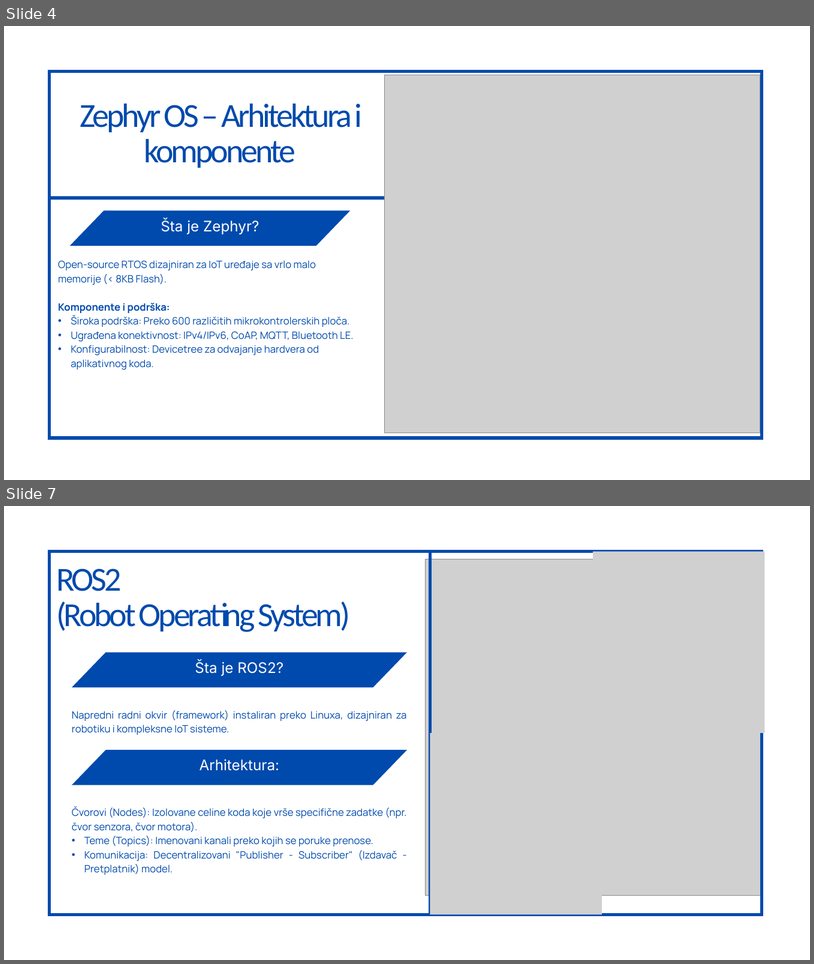
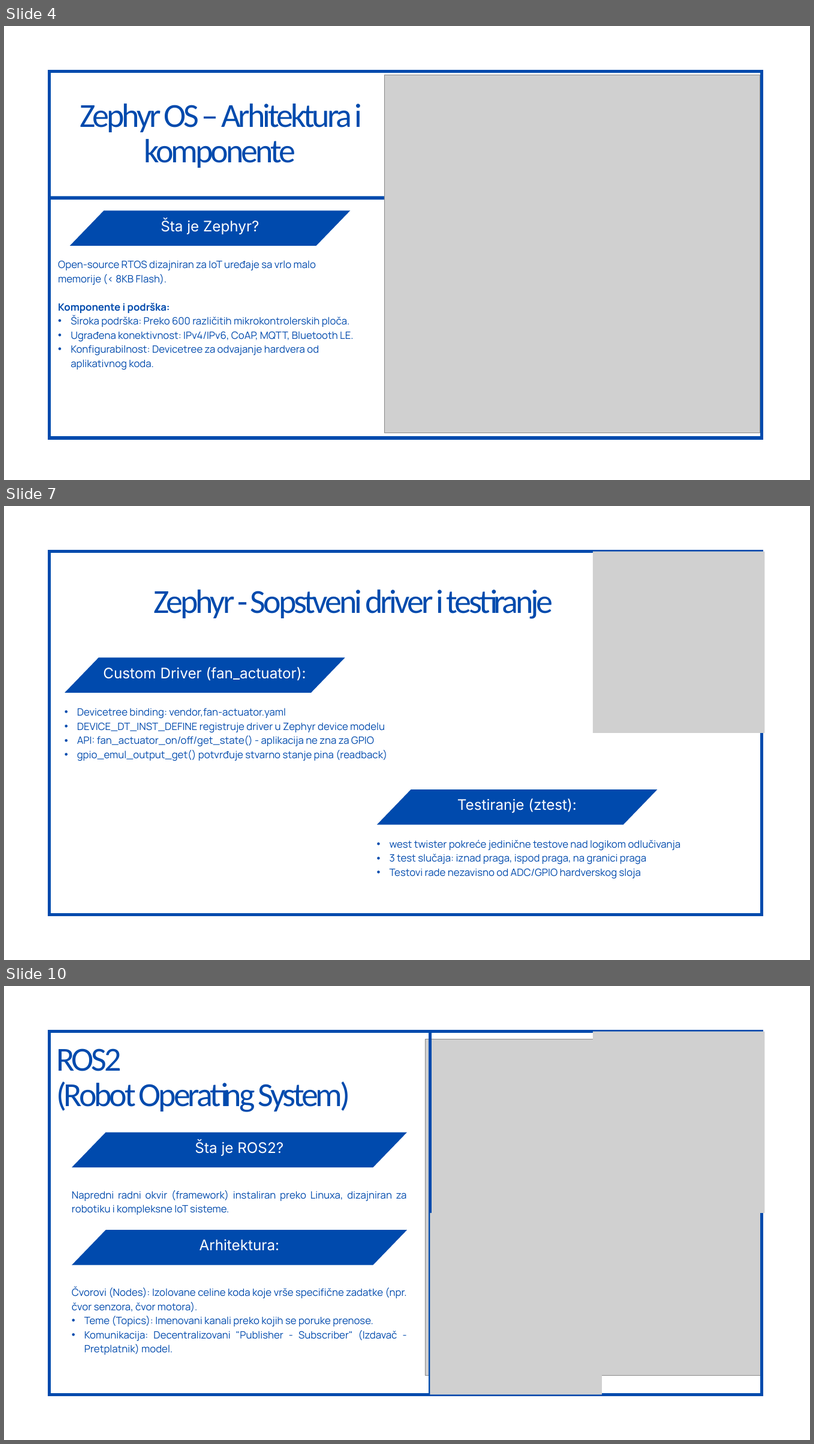
Before and after one commit to SukiDj/IoT-OS-Project-Zephyr-ROS, a slide deck: Prezentacija.pptx. Shown one above the other, each under a label of ours: slides 4 and 7 before the commit, slides 4, 7 and 10 after it; the slides between them are not shown. The pictures are 814x964 and 814x1444 pixels, drawn with LibreOffice and Linux fonts; fonts in the diff are those of the drawing; grey boxes stand for pictures. Boxes give left, top, right and bottom in pixels: in the first picture for what was removed or moved away, otherwise in the second. Text is boxed around its words. In the diff, an @@ line names an element or a change of style, - is before the commit and + after.

```diff
--- a/Prezentacija.pptx
+++ b/Prezentacija.pptx
@@ slide 7 added at [4, 506, 810, 960], background #FFFFFF @@
@@ freeform shape added at [49, 551, 762, 914], outline #004AAD 6 pt @@
@@ picture added at [593, 551, 765, 733] @@
@@ text added at [153, 589, 554, 619], 60 pt, text #004AAD @@
+Zephyr - Sopstveni driver i testiranje
@@ freeform shape added at [65, 658, 345, 693], fill #004AAD @@
@@ text added at [103, 667, 306, 681], 26 pt, text #FEFEFE @@
+Custom Driver (fan_actuator):
@@ text added at [77, 708, 387, 761], 18 pt, text #004AAD @@
+• Devicetree binding: vendor,fan-actuator.yaml
+• DEVICE_DT_INST_DEFINE registruje driver u Zephyr device modelu
+• API: fan_actuator_on/off/get_state() - aplikacija ne zna za GPIO
+• gpio_emul_output_get() potvrđuje stvarno stanje pina (readback)
@@ freeform shape added at [377, 789, 657, 825], fill #004AAD @@
@@ text added at [458, 798, 577, 813], 26 pt, text #FEFEFE @@
+Testiranje (ztest):
@@ text added at [390, 840, 681, 879], 18 pt, text #004AAD @@
+• west twister pokreće jedinične testove nad logikom odlučivanja
+• 3 test slučaja: iznad praga, ispod praga, na granici praga
+• Testovi rade nezavisno od ADC/GPIO hardverskog sloja
@@ what was slide 7 is now slide 10 @@
```
Also in this commit, not shown: 2 slides changed, 3 other slides added, 1 slide removed, 39 other files.
